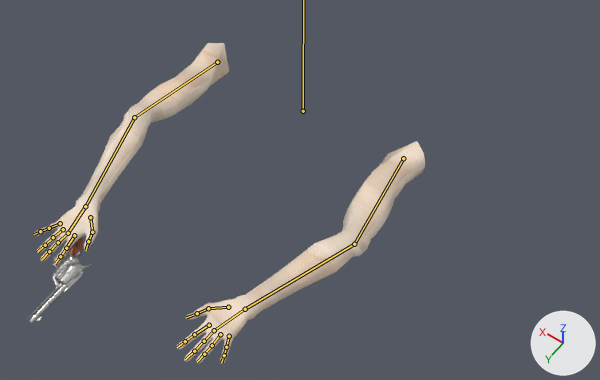
Renders of the Blender file src/behavior/player/weapons/guns/free_agents/sidearms/gussonsherif/sherrifinhand.blend from each side of a commit.
Both versions are drawn from a camera (50 mm lens) standing at (-1.17, 1.65, 2.14) and looking at (-0.12, 0.18, -0.18). Every picture has the same lights, and +X, +Y and +Z are marked at lower right. The older version comes first. The bones that bend it are drawn over the model as lines.

Objects in the first picture: 'RetopoHand' and 6 more.
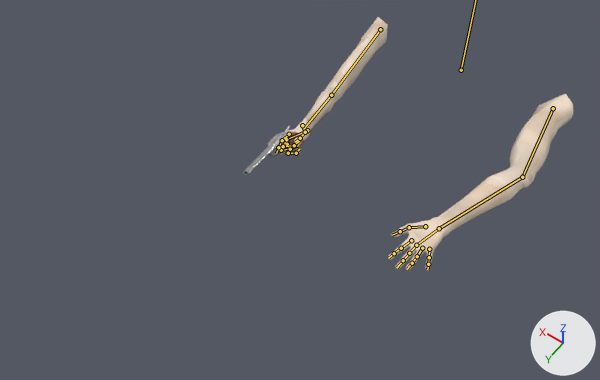
The newer file adds an action. The first version stands in its rest pose; the second is drawn at frame 1 of the action 'ADS'.

ob_empty is not drawn itself; it is the parent of ob_sphere_001, ob_sphere, ob_cylinder_010, ob_cylinder_009, ob_cylinder_008, ob_cylinder_007, ob_cylinder_006, ob_cylinder_005.

The change in detail:
Bone 'Bone' (bone_bone) moves from (0.0, 0.0, 0.0) to (-0.257, -0.251, 0.76).
Bone 'ElbowTarget.R' (bone_elbowtarget_r) moves from (0.0, 0.0, 0.0) to (0.003, -0.155, -0.183).
Bone 'HandIK.R' (bone_handik_r) moves from (0.0, 0.0, 0.0) to (-0.048, 0.1, 0.019).
Bone 'HandIK.R' (bone_handik_r) turns from (0, 0, 0) to (32, 22, -87) degrees about its own x, y and z.
Bone 'Hand.R' (bone_hand_r) moves from (0.0, 0.0, 0.0) to (0.002, -0.003, -0.017).
Bone 'Pinky.R' (bone_pinky_r) moves from (0.0, 0.0, 0.0) to (-0.004, -0.001, 0.0).
Bone 'Pinky.R' (bone_pinky_r) turns from (0, 0, 0) to (-39, 5, 29) degrees about its own x, y and z.
Bone 'Pinky2.R' (bone_pinky2_r) turns from (0, 0, 0) to (-88, -2, -21) degrees about its own x, y and z.
Bone 'Pinky3.R' (bone_pinky3_r) turns from (0, 0, 0) to (-61, 2, -12) degrees about its own x, y and z.
Bone 'Ring.R' (bone_ring_r) turns from (0, 0, 0) to (-14, 1, 9) degrees about its own x, y and z.
Bone 'Ring2.R' (bone_ring2_r) turns from (0, 0, 0) to (-124, -1, -19) degrees about its own x, y and z.
Bone 'Ring3.R' (bone_ring3_r) turns from (0, 0, 0) to (-22, 3, -5) degrees about its own x, y and z.
Bone 'Middle.R' (bone_middle_r) turns from (0, 0, 0) to (-35, 29, -12) degrees about its own x, y and z.
Bone 'Middle2.R' (bone_middle2_r) turns from (0, 0, 0) to (-76, -26, -61) degrees about its own x, y and z.
Bone 'Middle3.R' (bone_middle3_r) turns from (0, 0, 0) to (-31, -8, -42) degrees about its own x, y and z.
Bone 'Index.R' (bone_index_r) moves from (0.0, 0.0, 0.0) to (0.0, -0.007, -0.005).
Bone 'Index.R' (bone_index_r) turns from (0, 0, 0) to (-14, 10, -10) degrees about its own x, y and z.
Bone 'Index2.R' (bone_index2_r) turns from (0, 0, 0) to (-8, -9, -10) degrees about its own x, y and z.
Bone 'Thumb.R' (bone_thumb_r) moves from (0.0, 0.0, 0.0) to (0.002, 0.007, -0.007).
Bone 'Thumb.R' (bone_thumb_r) turns from (0, 0, 0) to (-56, -20, 3) degrees about its own x, y and z.
Bone 'Thumb2.R' (bone_thumb2_r) turns from (0, 0, 0) to (13, 5, -14) degrees about its own x, y and z.

Pixel boxes (x1, y1, x2, y2) of what changed, in the pictures (600 x 380 px):
'RetopoHand', posed (25% narrower, 21% shorter): before (34, 43, 425, 364); after (281, 17, 573, 271)
'Cylinder.002', posed (22% narrower, 19% shorter): before (28, 289, 63, 324); after (244, 147, 271, 175)
'Cylinder.004', posed (12% narrower): before (57, 265, 80, 286); after (267, 134, 287, 154)
'Cube.002', posed: before (52, 252, 81, 287); after (269, 134, 293, 157)
'Cube.001', posed: before (69, 237, 83, 257); after (289, 133, 304, 151)
'Cylinder.001', posed (not visible afterwards): before (27, 282, 65, 320)
'Cylinder.007', posed (20% narrower, 20% shorter): before (63, 274, 82, 293); after (268, 133, 283, 148)
'Sphere.001', posed: before (71, 263, 82, 273); after (279, 133, 288, 142)
'Cylinder.010', posed: before (60, 284, 67, 292); after (267, 145, 275, 151)
'Cylinder.005', posed (33% narrower, 27% shorter): before (53, 254, 67, 268); after (277, 147, 286, 157)
'Cylinder.006', posed: before (78, 262, 92, 270); after (284, 125, 290, 134)
'Sphere', posed (not visible afterwards): before (70, 265, 80, 273)
'Cube.004', posed (not visible afterwards): before (36, 316, 42, 321)
bone 'Hand.R', root to tip: before (85, 206) to (68, 233); after (307, 130) to (286, 139)
bone 'Pinky.R', root to tip: before (60, 223) to (49, 228); after (289, 147) to (288, 153)
bone 'Pinky2.R', root to tip: before (49, 228) to (40, 231); after (288, 153) to (296, 153)
bone 'Pinky3.R', root to tip: before (40, 231) to (34, 234); after (296, 153) to (299, 149)
bone 'Ring.R', root to tip: before (63, 229) to (53, 237); after (287, 144) to (281, 150)
bone 'Ring2.R', root to tip: before (53, 237) to (45, 245); after (281, 150) to (290, 149)
bone 'Ring3.R', root to tip: before (45, 245) to (37, 252); after (290, 149) to (298, 145)
bone 'Middle.R', root to tip: before (68, 233) to (58, 242); after (286, 139) to (283, 146)
bone 'Middle2.R', root to tip: before (58, 242) to (49, 251); after (283, 146) to (294, 145)
bone 'Middle3.R', root to tip: before (49, 251) to (41, 260); after (294, 145) to (300, 140)
bone 'Index.R', root to tip: before (74, 235) to (66, 248); after (289, 134) to (282, 140)
bone 'Index2.R', root to tip: before (66, 248) to (60, 256); after (282, 140) to (278, 147)
bone 'Thumb.R', root to tip: before (90, 217) to (92, 232); after (302, 125) to (305, 132)
bone 'Thumb2.R', root to tip: before (92, 232) to (88, 241); after (305, 132) to (300, 138)
